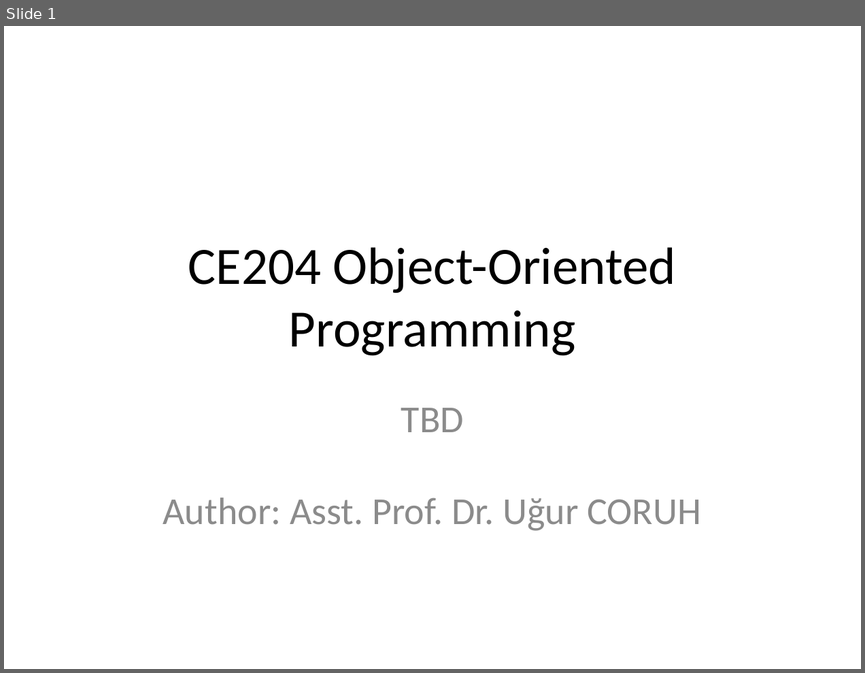
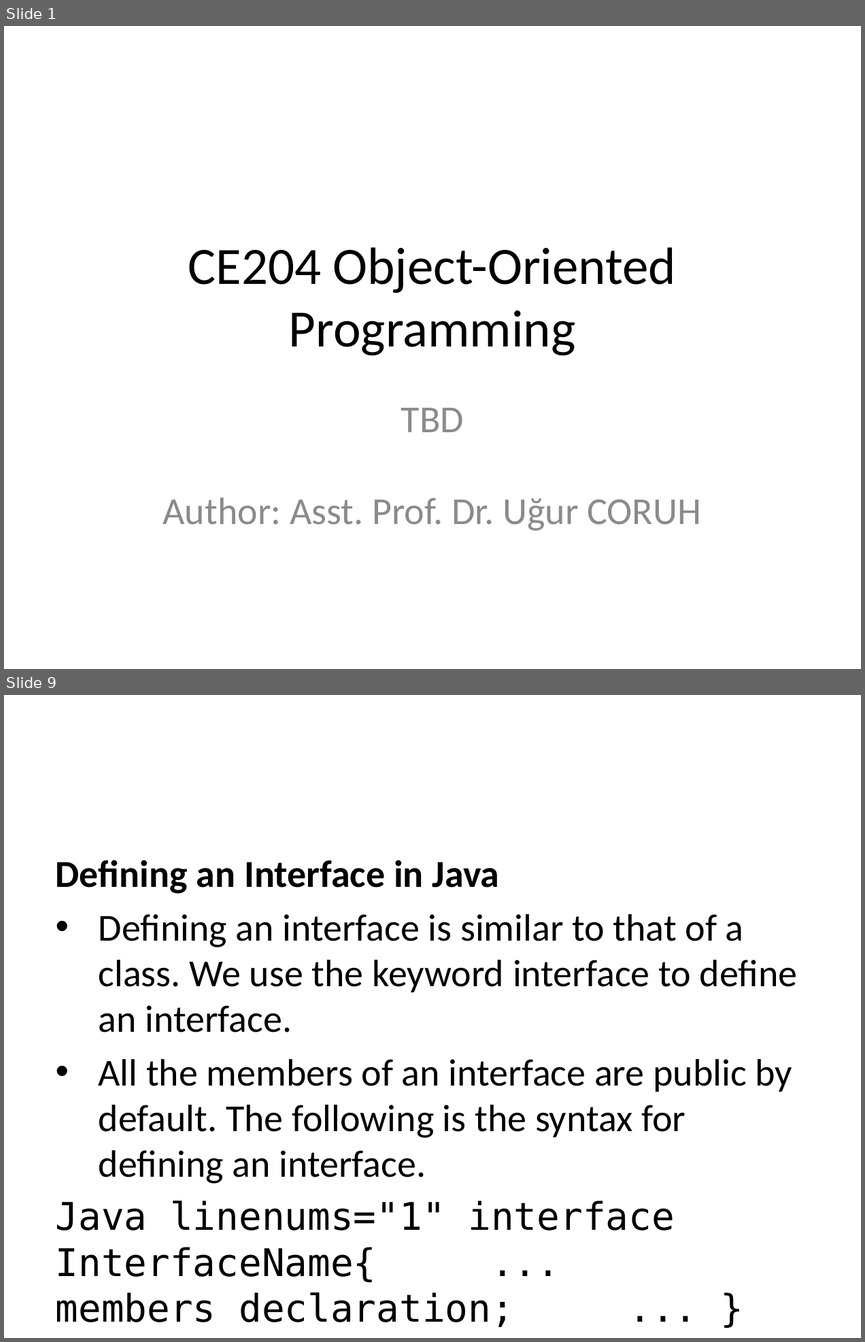
Before and after one commit to ucoruh/ce204-object-oriented-programming, a slide deck: docs/week-3/ce204-week-3.md_word.pptx. Shown one above the other, each under a label of ours: slide 1 before the commit, slides 1 and 9 after it; the slides between them are not shown. The pictures are 865x673 and 865x1342 pixels, drawn with LibreOffice and Linux fonts; fonts in the diff are those of the drawing. Boxes give left, top, right and bottom in pixels: in the first picture for what was removed or moved away, otherwise in the second. Text is boxed around its words. In the diff, an @@ line names an element or a change of style, - is before the commit and + after.

```diff
--- a/docs/week-3/ce204-week-3.md_word.pptx
+++ b/docs/week-3/ce204-week-3.md_word.pptx
@@ slide 9 added at box(4, 695, 861, 1338), background #FFFFFF @@
@@ text added at box(56, 860, 798, 1282), 32 pt, text #000000 @@
+Defining an Interface in Java
+• Defining an interface is similar to that of a class. We use the keyword interface to define an interface.
+• All the members of an interface are public by default. The following is the syntax for defining an interface.
+Java linenums="1" interface InterfaceName{ ... members declaration; ... }
```
Also in this commit, not shown: 1 slide changed, 74 other slides added, 4 slides removed, 8 other files.
